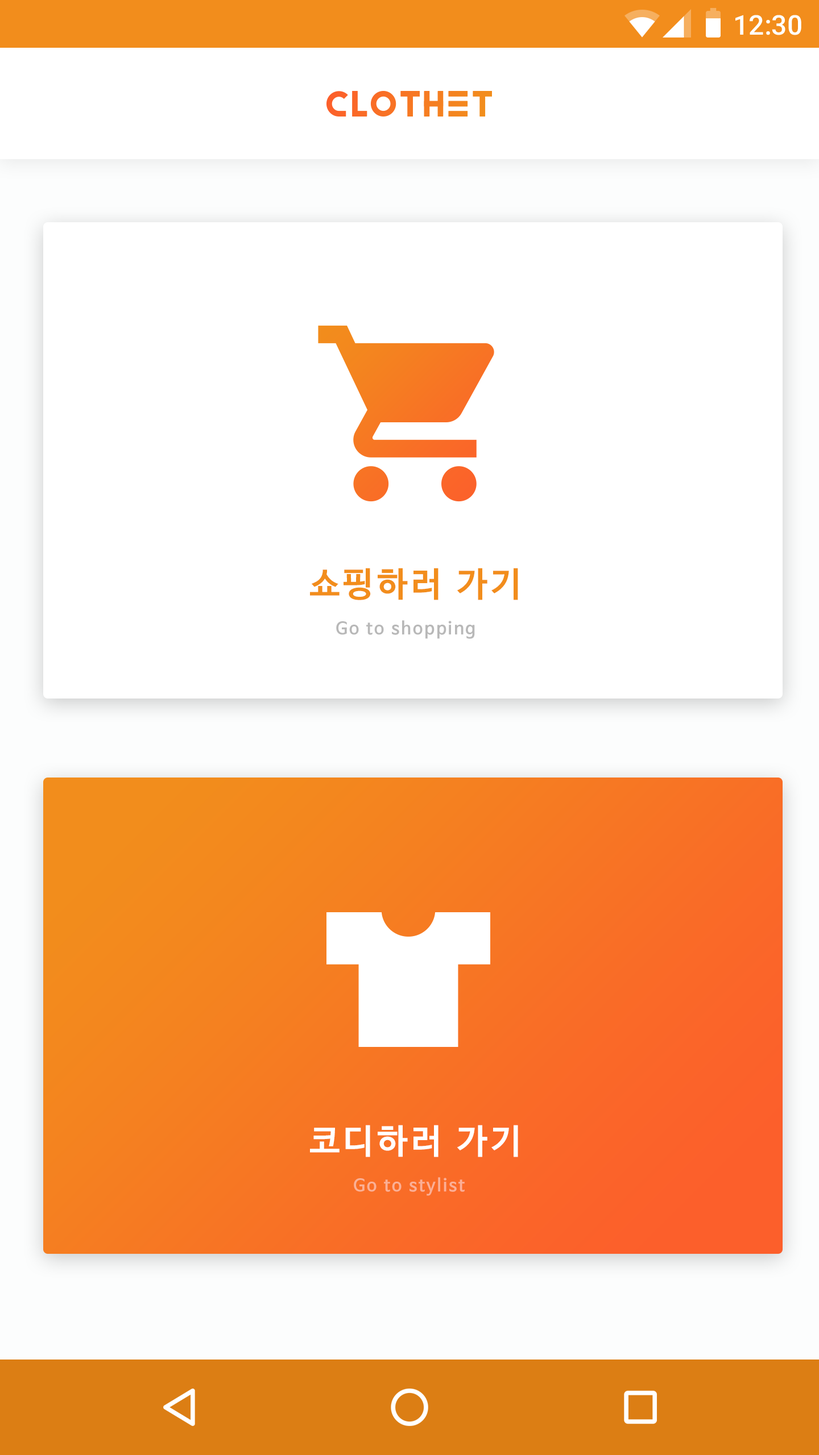
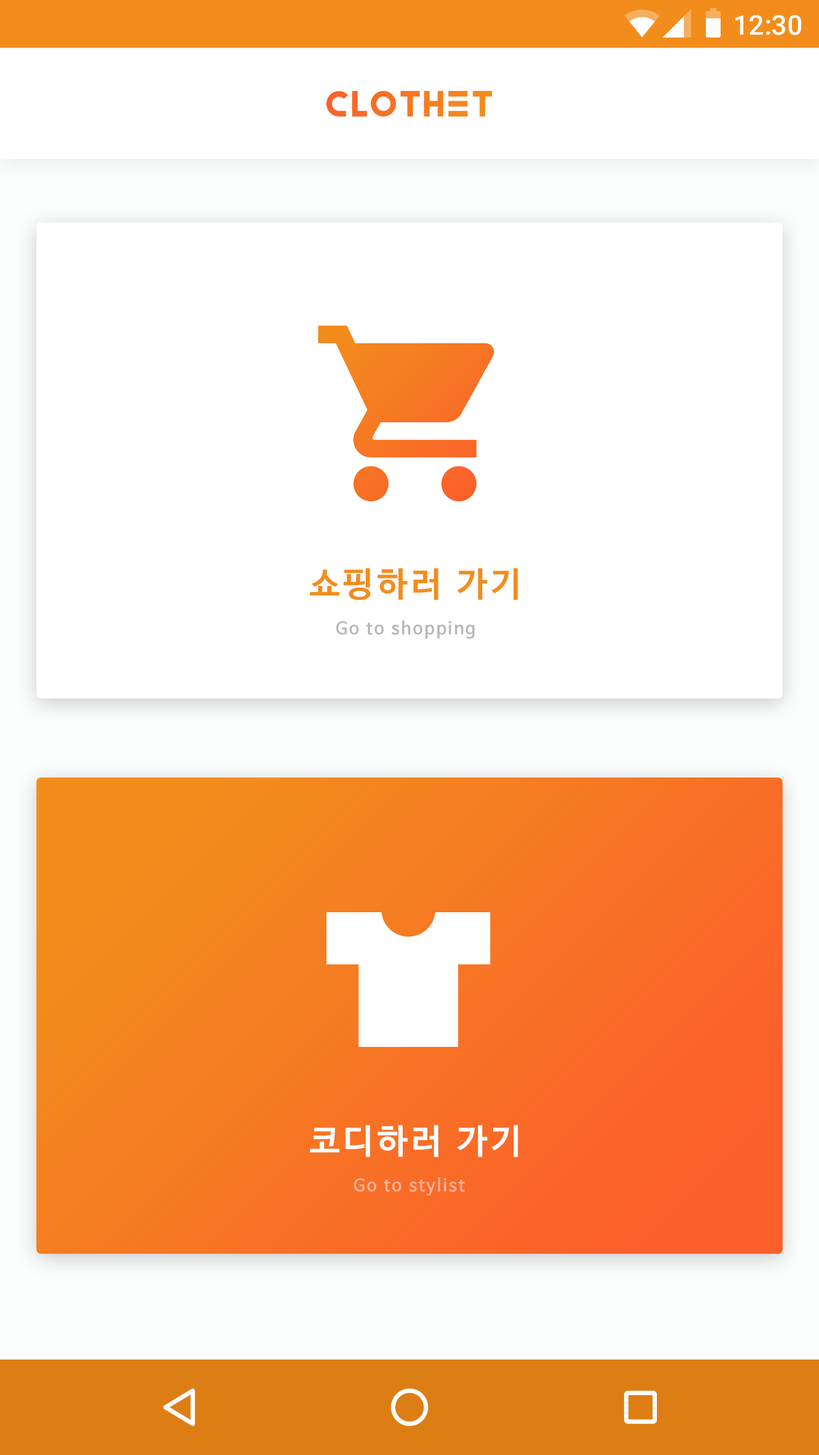
The second (819, 1455) image is a revision of the first. Changes to its layers:
painted on "box_login copy 6" over (36, 777, 48, 1255)
painted on "box_login copy 5" over (36, 222, 48, 699)
